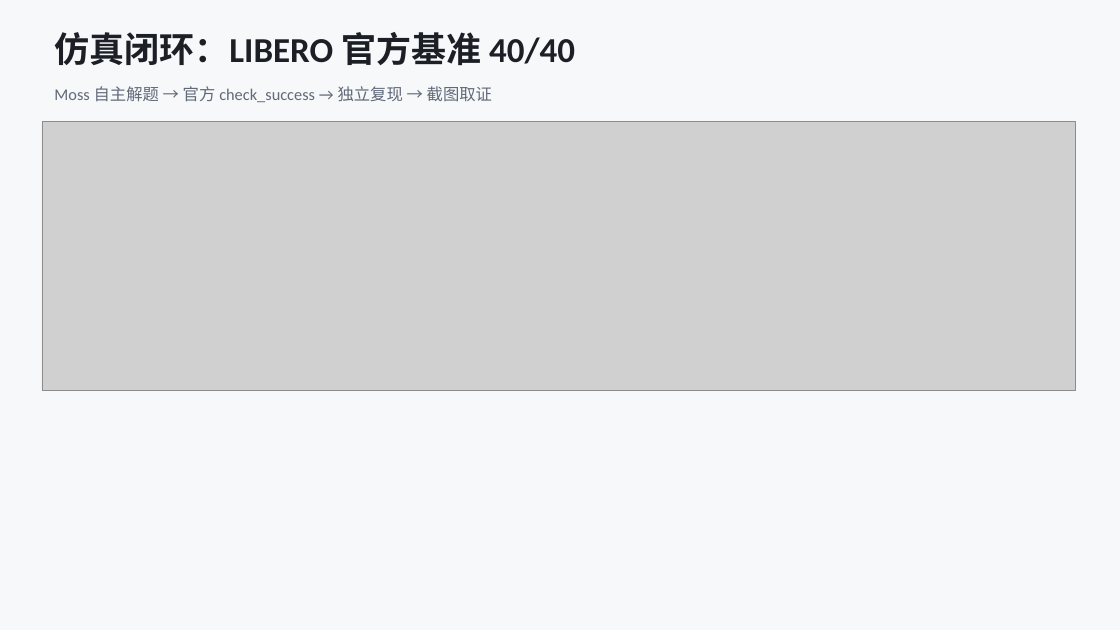
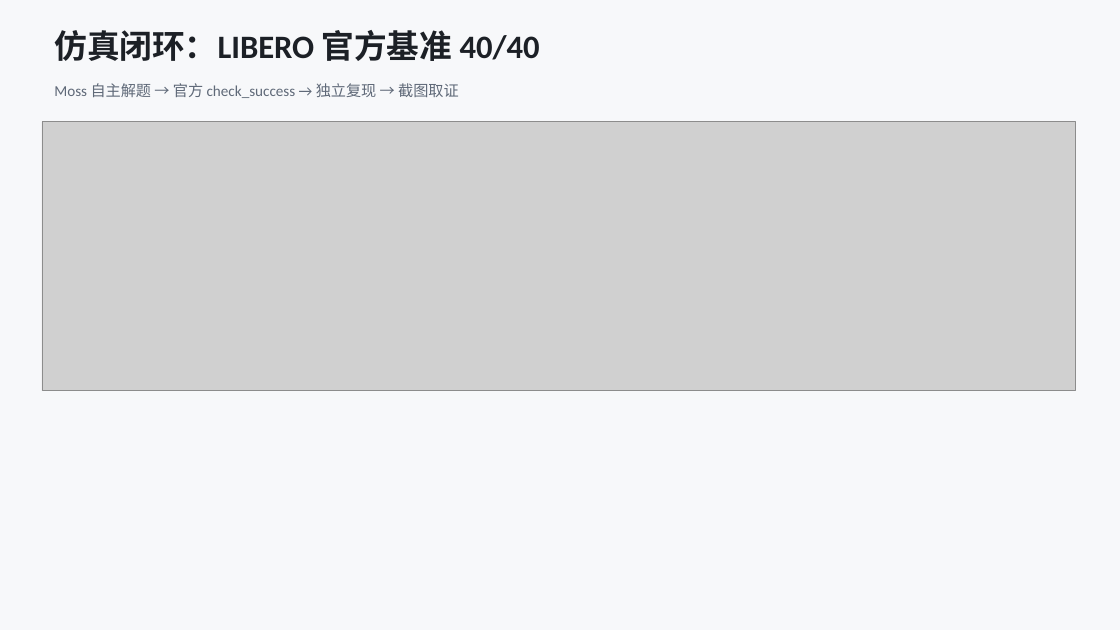
Before and after one commit to D-Robotics/moss, a slide deck: slide 4 of docs/ppt/moss-physical-closed-loop.pptx. Drawn at 1120x630 pixels with LibreOffice and Linux fonts; fonts in the diff are those of the drawing; grey boxes stand for pictures. Boxes give left, top, right and bottom in pixels: in the first picture for what was removed or moved away, otherwise in the second. Text is boxed around its words. In the diff, an @@ line names an element or a change of style, - is before the commit and + after.

```diff
--- a/docs/ppt/moss-physical-closed-loop.pptx
+++ b/docs/ppt/moss-physical-closed-loop.pptx
@@ text "仿真闭环：LIBERO 官方基准 40/40" at box(54, 30, 540, 61): size 30 to 28 pt @@
@@ text "Moss 自主解题 → 官方 check_success ..." at box(54, 83, 459, 98): size 14 to 13 pt @@
```
Also in this commit, not shown: 6 other slides changed, 3 slides added, 12 other files.
